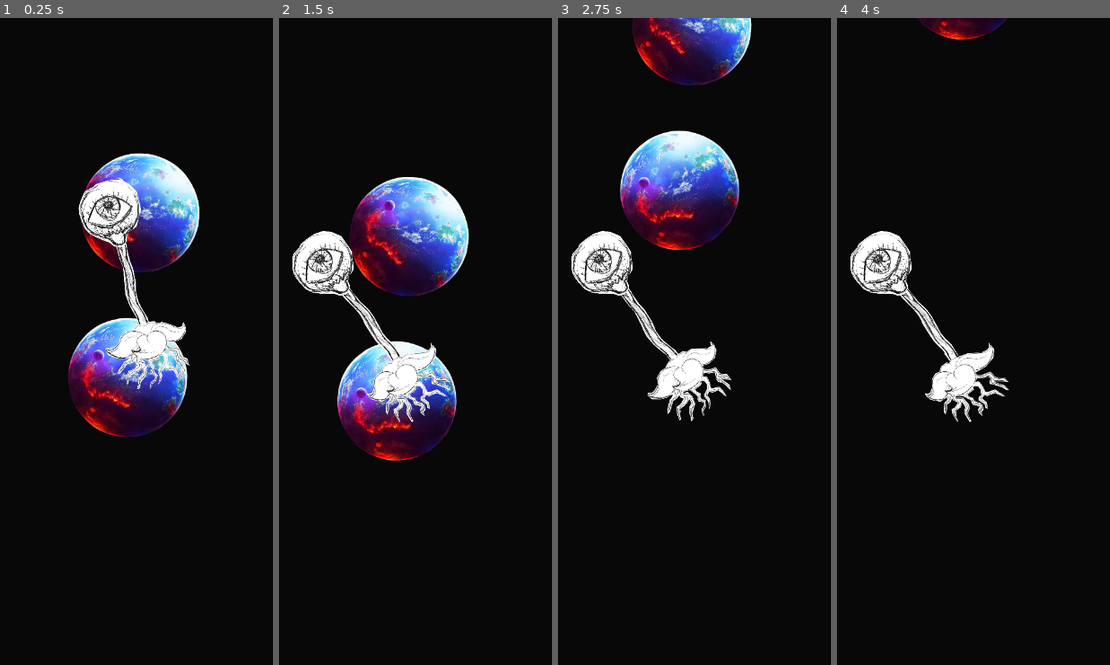
Above: before the commit, frames 1-4 (left to right).
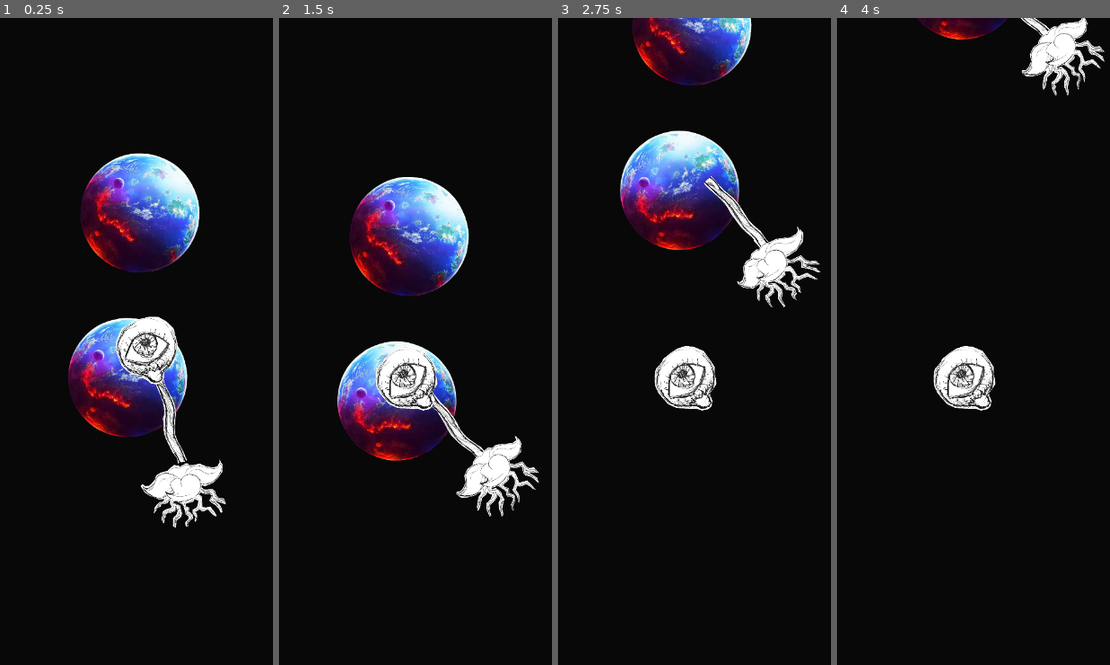
Above: after the commit, the same moments.

Repository: patryelt/RootOfEvil
Game: Godot game, scene res://scenes/Game.tscn
Same seed, same stepped clock (60 frames per second), same inputs: the game is played once before the commit and once after it.
Inputs:
- Up to frame 1 (0.25 s): no input
- Up to frame 2 (1.5 s): tap Space (jump) at 0.6, 0.77, 1.07, 1.35 s
- Up to frame 3 (2.75 s): tap Space (jump) at 1.52, 1.82, 2.1 s
- Up to frame 4 (4 s): tap Space (jump) at 2.85, 3.02, 3.32, 3.6, 3.77 s

The runs differ from the first frame. In frame 1, 5.8% of the frame differs, in the area x 28-83%, y 25-79%; in frame 2, 5.7%; in frame 3, 5.8%; in frame 4, 5.4%.

Commit message:
Leave body behind on jump

Diff:
--- a/scenes/Planet.tscn
+++ b/scenes/Planet.tscn
@@ -29,12 +29,12 @@
 [node name="Area2D" type="Area2D" parent="."]
 gravity_distance_scale = 0.497
 
-[node name="CollisionShape2D" type="CollisionShape2D" parent="Area2D"]
-shape = SubResource( 1 )
-
 [node name="Sprite" type="Sprite" parent="Area2D"]
 scale = Vector2( 0.25, 0.25 )
 texture = ExtResource( 2 )
+
+[node name="CollisionShape2D" type="CollisionShape2D" parent="Area2D"]
+shape = SubResource( 1 )
 
 [node name="RotationPlayer" type="AnimationPlayer" parent="."]
 autoplay = "RotatePlane"
--- a/scenes/Player/Player.gd
+++ b/scenes/Player/Player.gd
@@ -4,6 +4,7 @@
 var _camera : Camera2D
 var _jump_direction = Vector2.ZERO
 var _jump_speed = 0
+onready var player_anim = $Area2D/player_anim
 
 
 func _ready():
@@ -16,6 +17,13 @@
 func _jump():
 	_jump_direction = _get_jump_direction()
 	_jump_speed = 300 + planet.rotation_speed * 1000
+
+	# Leave body behind
+	var old_body = player_anim.duplicate()
+	player_anim.jump()
+	old_body.leave()
+	planet.add_child(old_body)
+	old_body.position = position
 
 	# Move camera from following the planet to following the player
 	_attach_camera(planet.detach_camera())
@@ -30,6 +38,11 @@
 	game_node.add_child(self)
 	global_position = player_global_position
 	global_rotation = player_global_rotation
+
+
+
+
+
 
 
 func _process(delta):
--- a/scenes/Player/Player.tscn
+++ b/scenes/Player/Player.tscn
@@ -1,6 +1,6 @@
 [gd_scene load_steps=4 format=2]
 
-[ext_resource path="res://scenes/artscene.tscn" type="PackedScene" id=1]
+[ext_resource path="res://scenes/Player/PlayerSprite.tscn" type="PackedScene" id=1]
 [ext_resource path="res://scenes/Player/Player.gd" type="Script" id=2]
 
 [sub_resource type="CircleShape2D" id=1]
@@ -15,5 +15,6 @@
 scale = Vector2( 0.3, 0.3 )
 
 [node name="CollisionShape2D" type="CollisionShape2D" parent="Area2D"]
+position = Vector2( -1, -1 )
 scale = Vector2( 3, 3 )
 shape = SubResource( 1 )
--- /dev/null
+++ b/scenes/Player/PlayerSprite.gd
@@ -0,0 +1,25 @@
+extends Node2D
+
+
+# Declare member variables here. Examples:
+# var a = 2
+# var b = "text"
+
+
+# Called when the node enters the scene tree for the first time.
+func _ready():
+	pass # Replace with function body.
+
+
+# Called every frame. 'delta' is the elapsed time since the previous frame.
+#func _process(delta):
+#	pass
+
+func leave():
+	$eye_anim.hide()
+
+
+func jump():
+	$stem.hide()
+	$flower_anim.hide()
+	$bulb_anim.hide()
--- a/scenes/artscene.tscn
+++ b/scenes/Player/PlayerSprite.tscn
@@ -1,9 +1,10 @@
-[gd_scene load_steps=24 format=2]
+[gd_scene load_steps=25 format=2]
 
 [ext_resource path="res://assets/art/eye.png" type="Texture" id=1]
 [ext_resource path="res://assets/art/bulb.png" type="Texture" id=2]
 [ext_resource path="res://assets/art/stem.png" type="Texture" id=3]
 [ext_resource path="res://assets/art/flower.png" type="Texture" id=4]
+[ext_resource path="res://scenes/Player/PlayerSprite.gd" type="Script" id=5]
 
 [sub_resource type="AtlasTexture" id=10]
 flags = 4
@@ -124,15 +125,17 @@
 "speed": 5.0
 } ]
 
-[node name="player_anim" type="Node2D"]
+[node name="PlayerSprite" type="Node2D"]
+script = ExtResource( 5 )
 
 [node name="stem" type="AnimatedSprite" parent="."]
-position = Vector2( 25, -382.5 )
+position = Vector2( 9, 460.5 )
 frames = SubResource( 14 )
+frame = 1
 playing = true
 
 [node name="eye_anim" type="AnimatedSprite" parent="."]
-position = Vector2( 21, -821.5 )
+position = Vector2( 5, 21.5 )
 scale = Vector2( 0.818359, 0.818359 )
 frames = SubResource( 8 )
 frame = 1
@@ -142,13 +145,14 @@
 anims/blinking = SubResource( 9 )
 
 [node name="flower_anim" type="AnimatedSprite" parent="."]
-position = Vector2( 2, -8.50024 )
+position = Vector2( -14, 834.5 )
 frames = SubResource( 19 )
-frame = 1
+frame = 2
 playing = true
 
 [node name="bulb_anim" type="AnimatedSprite" parent="."]
 visible = false
 position = Vector2( 77, -18.0001 )
 frames = SubResource( 5 )
+frame = 1
 playing = true
